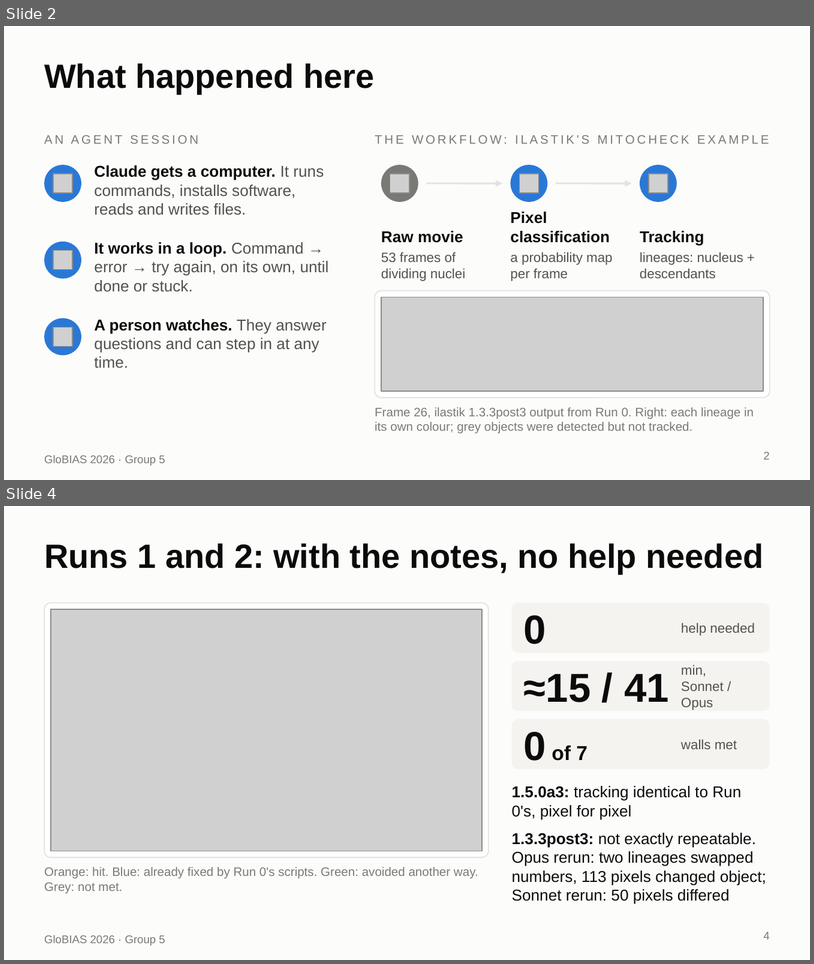
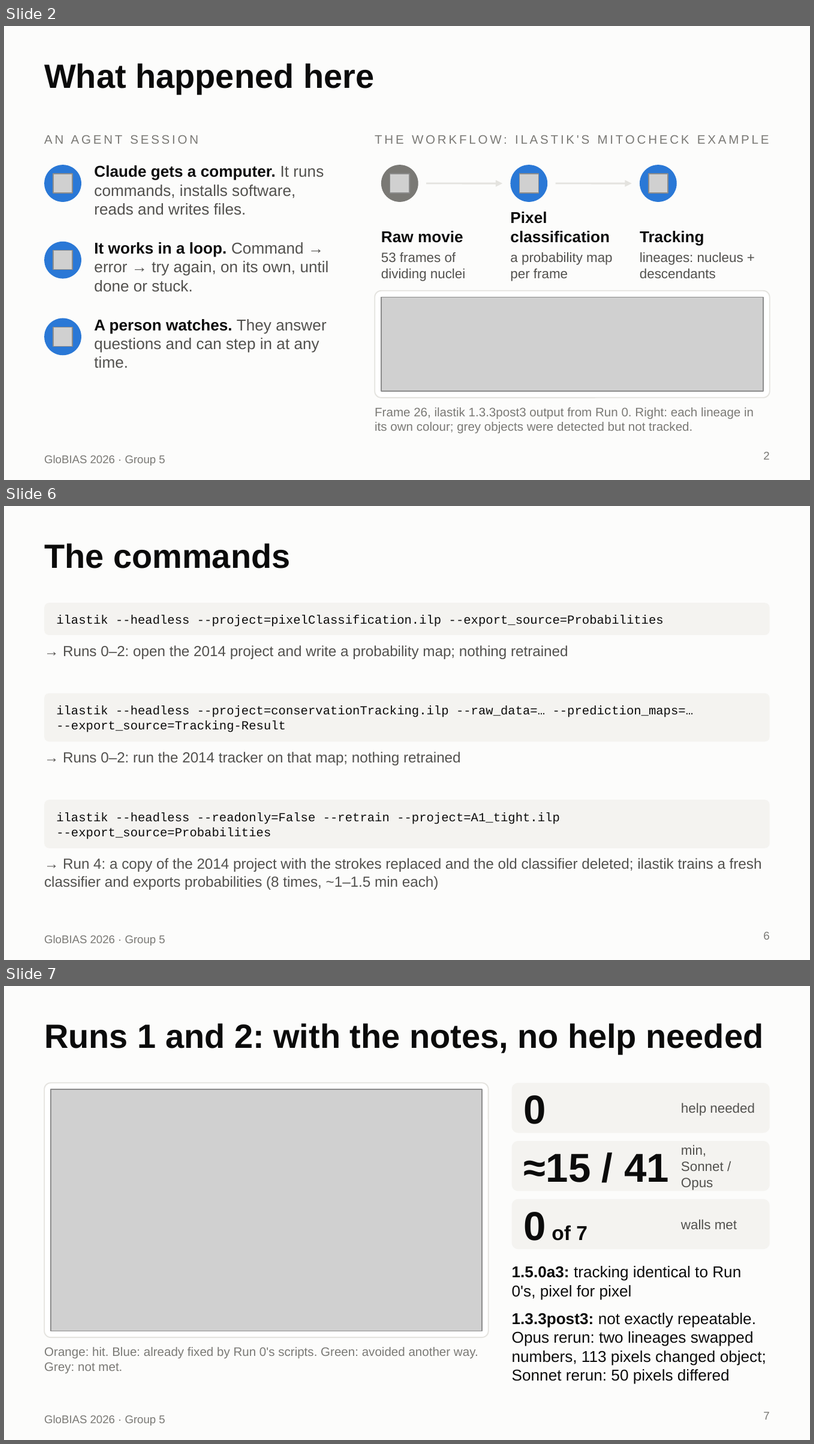
Before and after one commit to globias-2026-group5/globias-2026-group5.github.io, a slide deck: talk/ilastik-five-sessions-short.pptx. Shown one above the other, each under a label of ours: slides 2 and 4 before the commit, slides 2, 6 and 7 after it; the slides between them are not shown. The pictures are 814x964 and 814x1444 pixels, drawn with LibreOffice and Linux fonts; fonts in the diff are those of the drawing; grey boxes stand for pictures. Boxes give left, top, right and bottom in pixels: in the first picture for what was removed or moved away, otherwise in the second. Text is boxed around its words. In the diff, an @@ line names an element or a change of style, - is before the commit and + after.

```diff
--- a/talk/ilastik-five-sessions-short.pptx
+++ b/talk/ilastik-five-sessions-short.pptx
@@ slide 6 added at (x1=4, y1=506, x2=810, y2=960), background #FCFCFB; not listed: 1 template element that a slide beside it also shows @@
@@ title added at (x1=44, y1=543, x2=290, y2=568), 30 pt, text #0B0B0B, bold @@
+The commands
@@ rounded rectangle added at (x1=44, y1=603, x2=770, y2=635), fill #F4F3F0 @@
@@ text added at (x1=56, y1=615, x2=664, y2=627), 11 pt, text #0B0B0B @@
+ilastik --headless --project=pixelClassification.ilp --export_source=Probabilities
@@ text added at (x1=63, y1=645, x2=569, y2=659), 13 pt, text #52514E @@
+→ Runs 0–2: open the 2014 project and write a probability map; nothing retrained
@@ rounded rectangle added at (x1=44, y1=693, x2=770, y2=741), fill #F4F3F0 @@
@@ text added at (x1=56, y1=706, x2=694, y2=732), 11 pt, text #0B0B0B @@
+ilastik --headless --project=conservationTracking.ilp --raw_data=… --prediction_maps=…
+--export_source=Tracking-Result
@@ text added at (x1=63, y1=751, x2=461, y2=765), 13 pt, text #52514E @@
+→ Runs 0–2: run the 2014 tracker on that map; nothing retrained
@@ rounded rectangle added at (x1=44, y1=799, x2=770, y2=848), fill #F4F3F0 @@
@@ text added at (x1=56, y1=812, x2=560, y2=839), 11 pt, text #0B0B0B @@
+ilastik --headless --readonly=False --retrain --project=A1_tight.ilp
+--export_source=Probabilities
@@ text added at (x1=44, y1=858, x2=762, y2=889), 13 pt, text #52514E @@
+→ Run 4: a copy of the 2014 project with the strokes replaced and the old classifier deleted; ilastik trains a fresh classifier and exports probabilities (8 times, ~1–1.5 min each)
@@ page number added at (x1=764, y1=931, x2=770, y2=939), 10 pt, text #7A7975 @@
+6
@@ what was slide 4 is now slide 7 @@
@@ page number at (x1=764, y1=1411, x2=770, y2=1419): text changed @@
-4
+7
```
Also in this commit, not shown: 2 slides changed, 2 other slides added, 10 other files.
